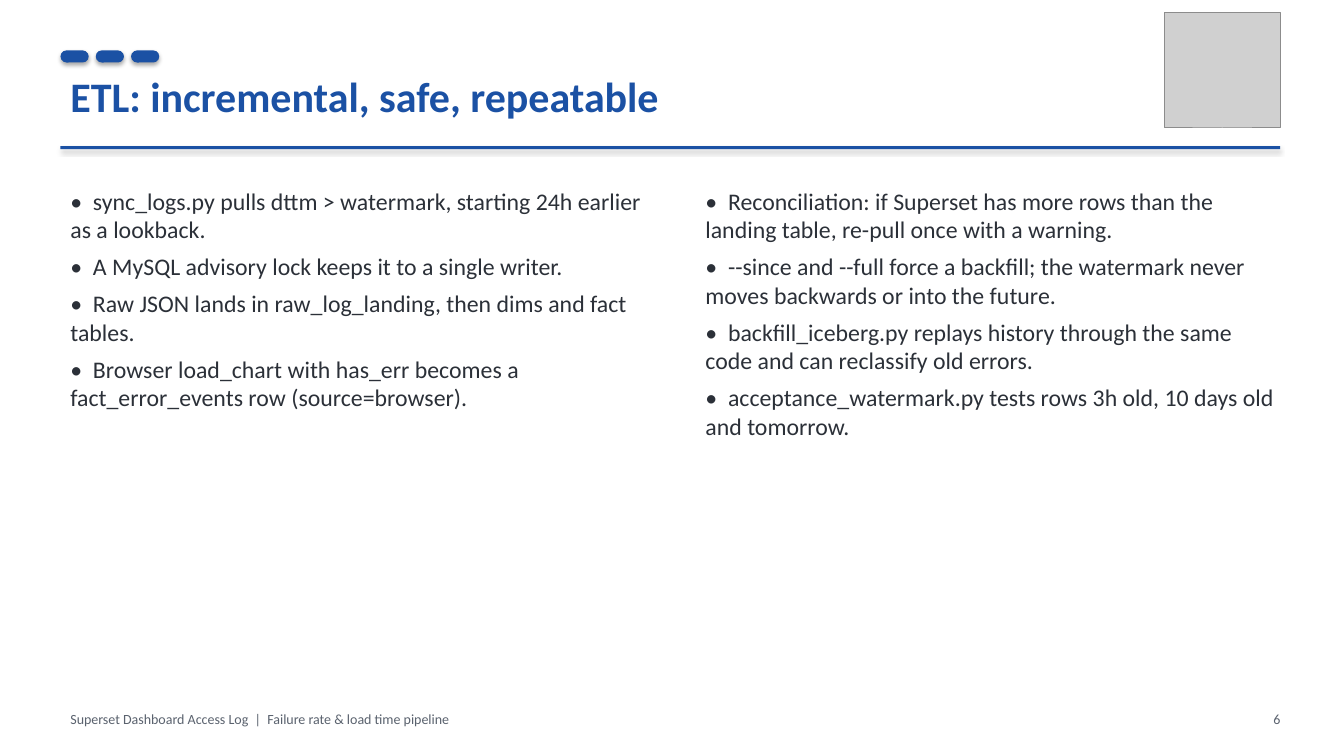
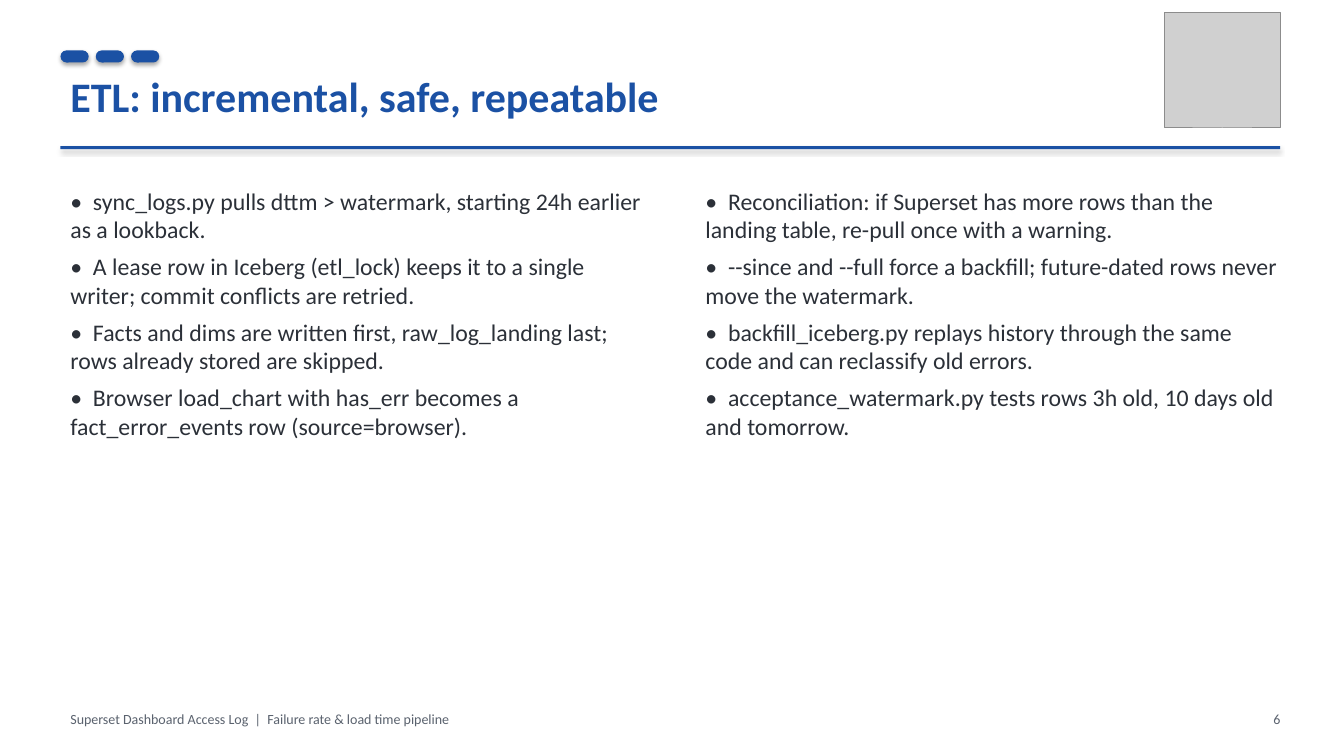
Before and after one commit to Mo-Khaled/Superset-Access-Log, a slide deck: slide 6 of docs/SCB_Pipeline_Flow.pptx. Drawn at 1344x756 pixels with LibreOffice and Linux fonts; fonts in the diff are those of the drawing; grey boxes stand for pictures. Boxes give left, top, right and bottom in pixels: in the first picture for what was removed or moved away, otherwise in the second. Text is boxed around its words. In the diff, an @@ line names an element or a change of style, - is before the commit and + after.

```diff
--- a/docs/SCB_Pipeline_Flow.pptx
+++ b/docs/SCB_Pipeline_Flow.pptx
@@ text at bbox=[70, 258, 607, 373]: text changed @@
-• A MySQL advisory lock keeps it to a single writer.
-• Raw JSON lands in raw_log_landing, then dims and fact tables.
+• A lease row in Iceberg (etl_lock) keeps it to a single writer; commit conflicts are retried.
+• Facts and dims are written first, raw_log_landing last; rows already stored are skipped.
@@ text at bbox=[705, 258, 1277, 304]: text changed @@
-• --since and --full force a backfill; the watermark never moves backwards or into the future.
+• --since and --full force a backfill; future-dated rows never move the watermark.
```
Also in this commit, not shown: 6 other slides changed, 36 other files.
